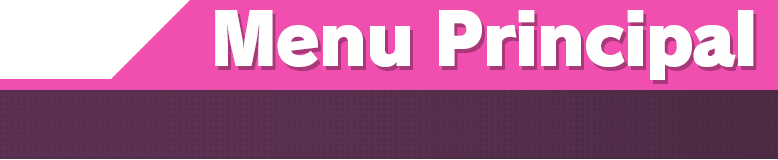
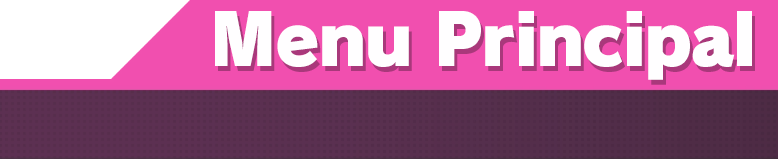
Revision of a layered 778x160 image; what changed, layer by layer:
added layer "Menu Principal V2 Centralizado" above "Main Menu V2" over [215, 11, 752, 80]
hid "Menu Principal" (1st of 3) over [215, 10, 754, 80]
